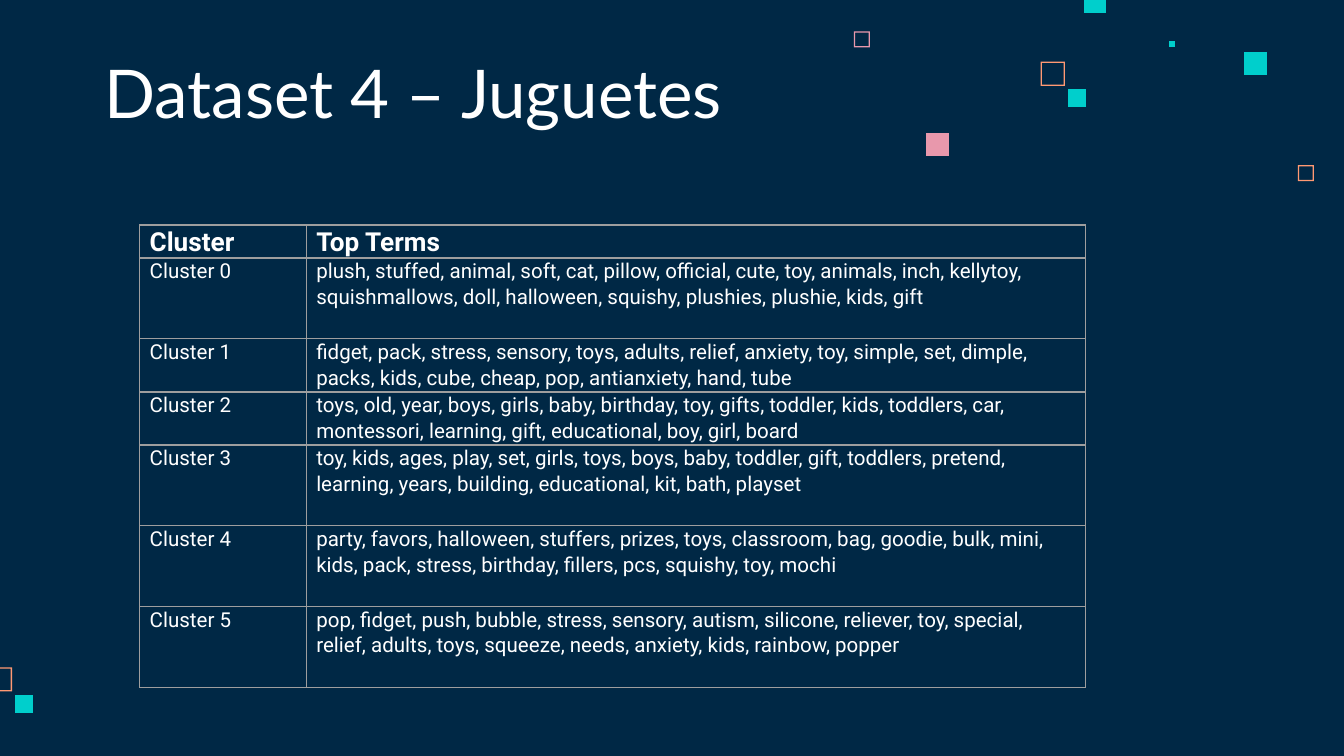
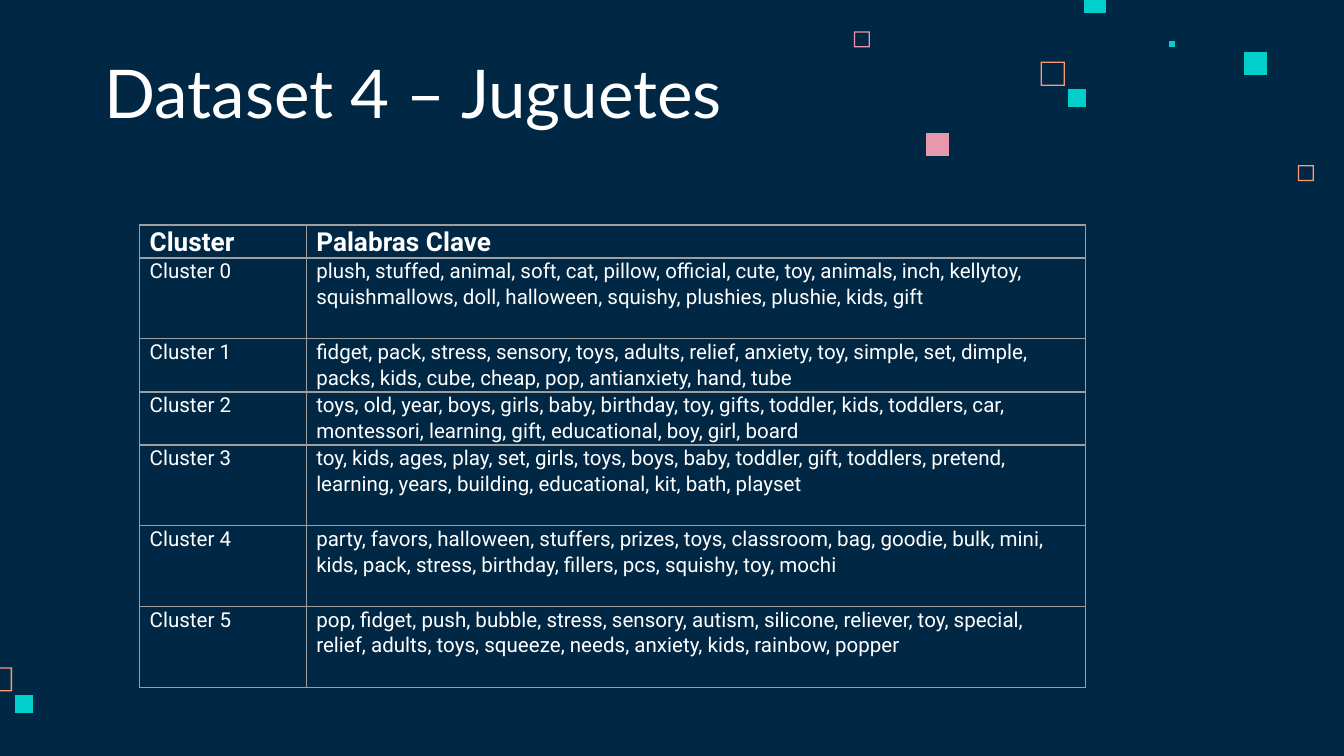
Before and after one commit to ChrissValdez/Proyecto_Integrador, a slide deck: slide 25 of Proyecto_integrador.pptx. Drawn at 1344x756 pixels with LibreOffice and Linux fonts; fonts in the diff are those of the drawing. Boxes give left, top, right and bottom in pixels: in the first picture for what was removed or moved away, otherwise in the second. Text is boxed around its words. In the diff, an @@ line names an element or a change of style, - is before the commit and + after.

```diff
--- a/Proyecto_integrador.pptx
+++ b/Proyecto_integrador.pptx
@@ table at bbox=[140, 224, 1086, 687] @@
-row 1, column 2: Top Terms
+row 1, column 2: Palabras Clave
```
Also in this commit, not shown: 8 other slides changed, 2 slides added, 1 other file.
